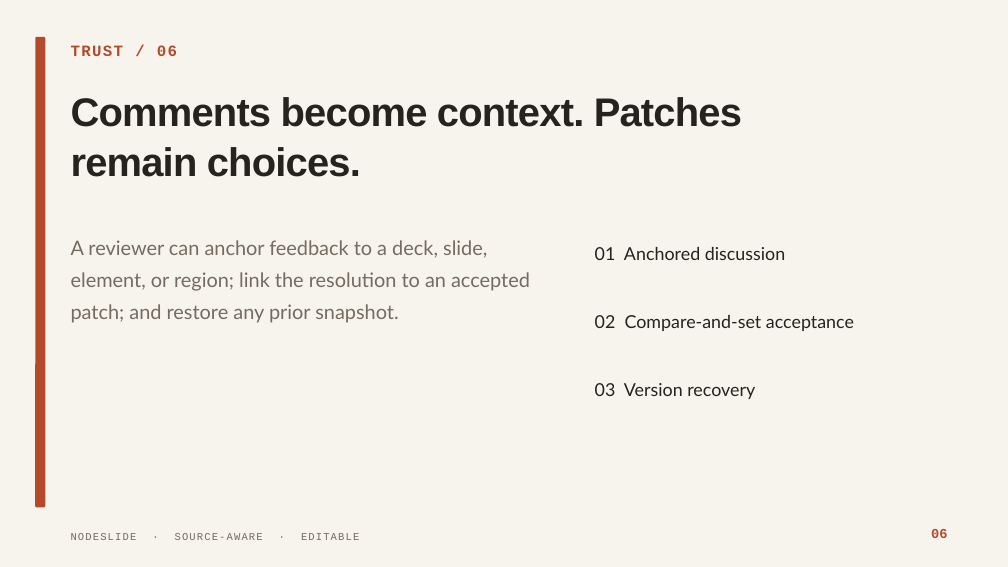
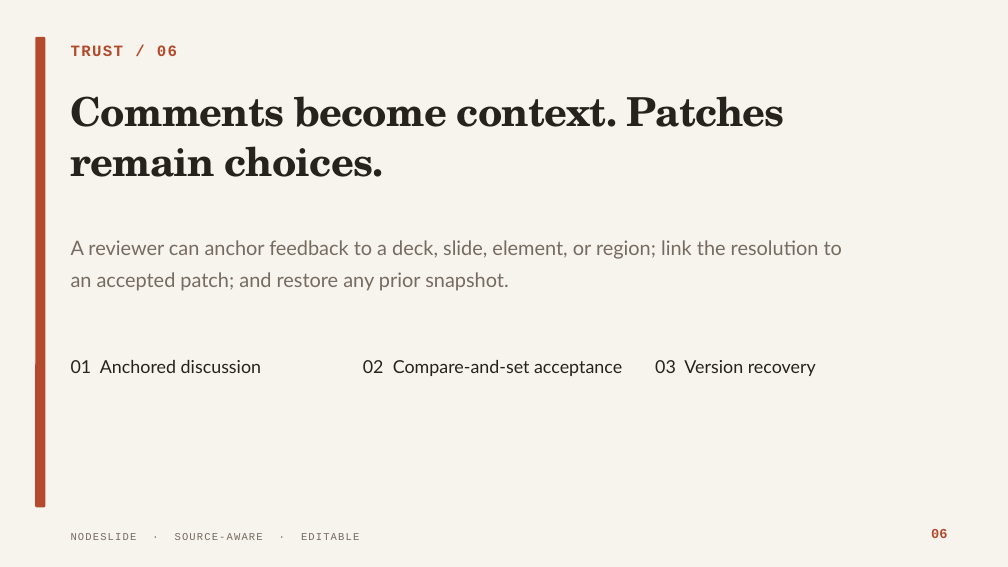
Before and after one commit to HomenShum/NodeSlide, a slide deck: slide 6 of docs/dogfood/nodeslide-domain-v1/nodeslide-golden.pptx. Drawn at 1008x567 pixels with LibreOffice and Linux fonts; fonts in the diff are those of the drawing. Boxes give left, top, right and bottom in pixels: in the first picture for what was removed or moved away, otherwise in the second. Text is boxed around its words. In the diff, an @@ line names an element or a change of style, - is before the commit and + after.

```diff
--- a/docs/dogfood/nodeslide-domain-v1/nodeslide-golden.pptx
+++ b/docs/dogfood/nodeslide-domain-v1/nodeslide-golden.pptx
@@ text "Comments become context. Patches remain ..." at (71,96,785,177): font Arial to TeX Gyre Schola @@
@@ text "A reviewer can anchor feedback ..." rewrapped from (71,240,530,323) to (71,240,842,291) @@
@@ text "01 Anchored discussion": place and size @@
-text "01 Anchored discussion" at (595,247,785,260)
+text "01 Anchored discussion" at (71,360,261,373)
@@ text "02 Compare-and-set acceptance": place and size @@
-text "02 Compare-and-set acceptance" at (595,315,854,331)
+text "02 Compare-and-set acceptance" at (363,360,622,376)
@@ text "03 Version recovery": place and size @@
-text "03 Version recovery" at (595,383,755,399)
+text "03 Version recovery" at (655,360,816,376)
```
Also in this commit, not shown: 6 other slides changed, 37 other files.
